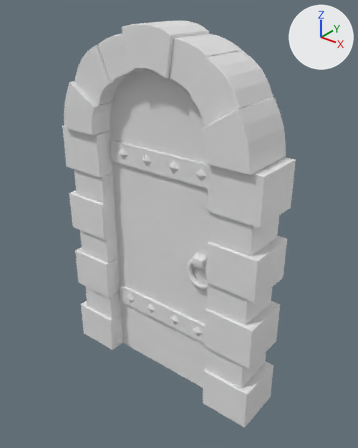
What one commit did to the FBX model Assets/Modelos3d/puertaLowPoly.fbx.
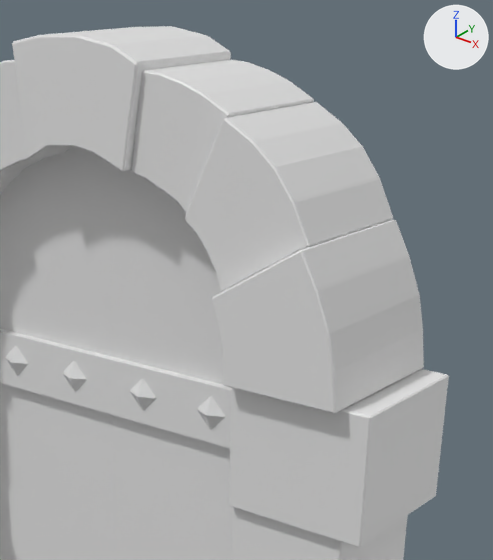
Each version is shown whole from a camera (50 mm lens) standing at (11.61, -13.25, 15.29) and looking at (0.83, 0.22, 6.94), then close up on the part from 33% to 88% of the width and 2% to 52% of the height. Every picture has the same lights, and +X, +Y and +Z are marked at upper right. Where no turn or scale is listed for an object, it has been applied to the vertices.

Names of what the first close-up shows: 'arco1_mirrow', 'arco2_mirrow', 'arco3', 'arco3_mirrow', 'arcoCentral', 'marcoPiedra6_mirrow', 'marcoPiedra7_mirrow', 'metalUnion', 'tablonPuerta1', 'tablonPuerta2', 'tablonPuerta3', 'tablonPuerta4'.
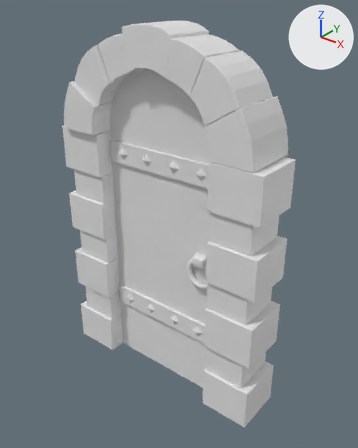
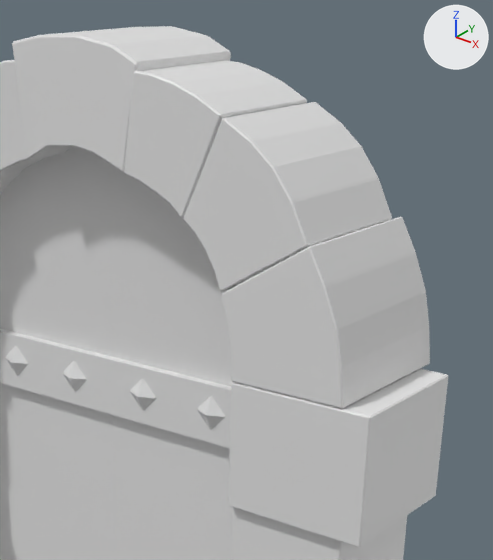
Where the change shows, as pixel boxes (x1, y1, x2, y2) in the close-ups (493 x 560 px):
'arco1_mirrow', moved, turned, rescaled
    before: (212, 219, 424, 414)
    after: (221, 217, 430, 409)
'arco2_mirrow', moved, turned, rescaled
    before: (185, 102, 393, 292)
    after: (184, 102, 392, 292)
'arco3_mirrow', moved, turned, rescaled
    before: (132, 59, 314, 213)
    after: (124, 60, 307, 218)

Edits to the bpy script that builds the scene:
```text
Change ob_arco1_mirrow:
    ob_arco1_mirrow.scale: (-1.0, -1.0, -1.0) -> (1.0, 1.0, 1.0)
    ob_arco1_mirrow.location: (3.65, 0.0, 11.21) -> (3.63, 0.0, 11.21)
    ob_arco1_mirrow.rotation_euler: (-3.142, 0.0, 0.0) -> (0.0, 0.0, -3.142)  # degrees (-180, 0, 0) -> degrees (0, 0, -180)
Change ob_arco2_mirrow:
    ob_arco2_mirrow.scale: (-1.0, -1.0, -1.0) -> (1.0, 1.0, 1.0)
    ob_arco2_mirrow.location: (2.8, 0.0, 12.47) -> (2.79, 0.0, 12.47)
    ob_arco2_mirrow.rotation_euler: (-3.142, -0.549, 0.0) -> (0.0, 0.549, -3.142)  # degrees (-180, -31, 0) -> degrees (0, 31, -180)
Change ob_arco3_mirrow:
    ob_arco3_mirrow.scale: (-1.0, -1.0, -1.0) -> (1.0, 1.0, 1.0)
    ob_arco3_mirrow.location: (1.54, 0.0, 13.13) -> (1.52, 0.0, 13.13)
    ob_arco3_mirrow.rotation_euler: (-3.142, -1.17, 0.0) -> (0.0, 1.17, -3.142)  # degrees (-180, -67, 0) -> degrees (0, 67, -180)
```
